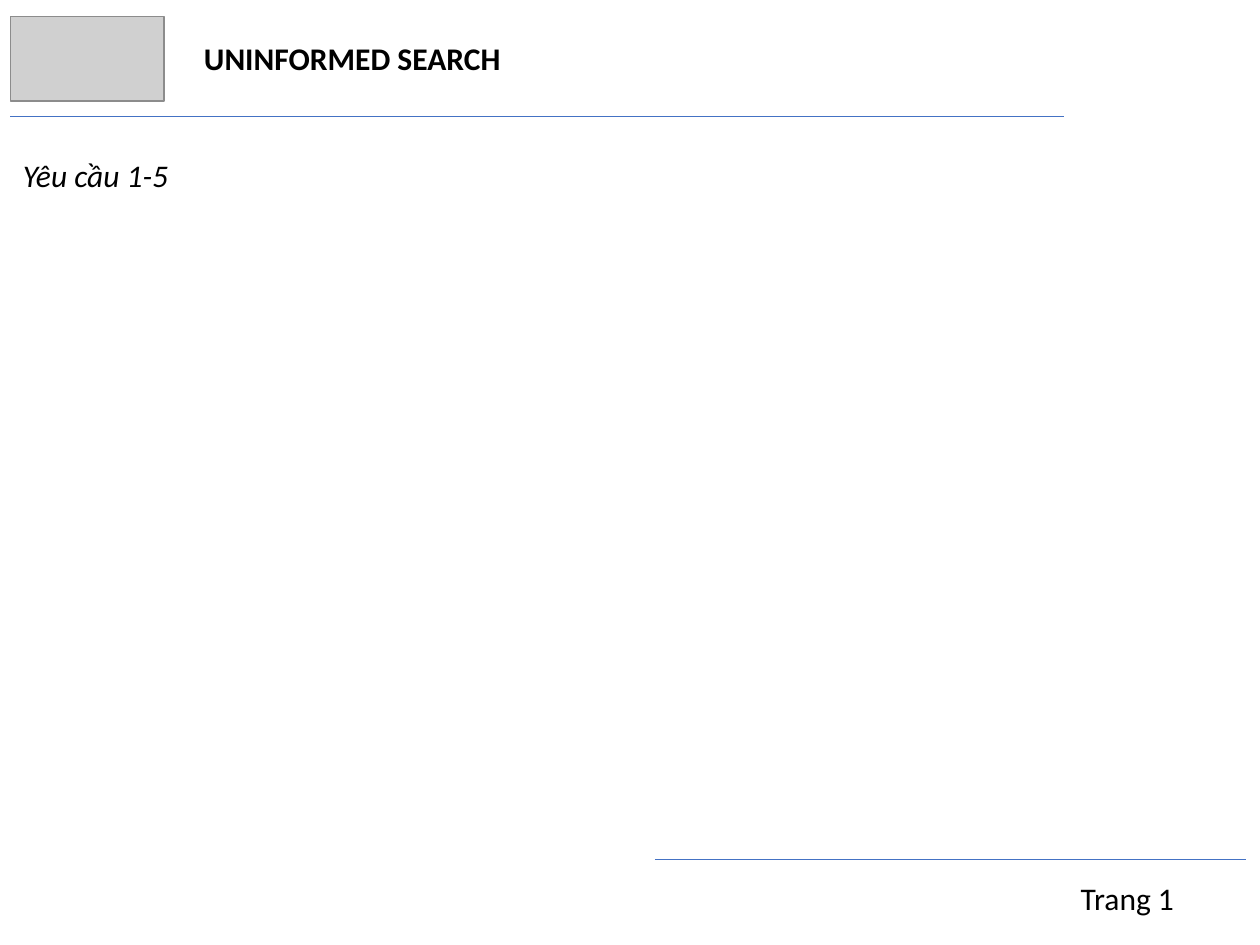
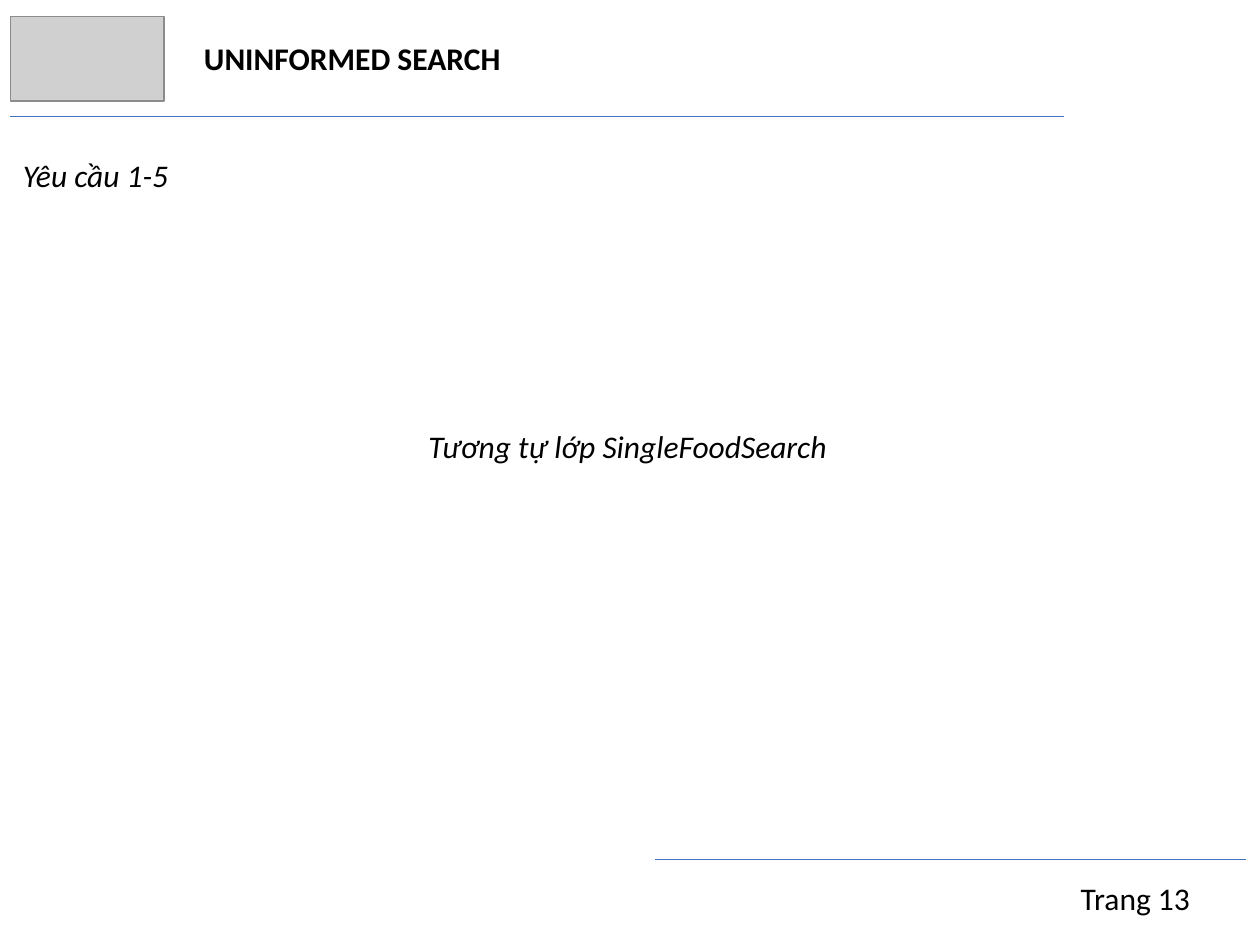
Before and after one commit to trngbro/AI, a slide deck: slide 13 of present/presentation.pptx. Drawn at 1260x945 pixels with LibreOffice and Linux fonts; fonts in the diff are those of the drawing; grey boxes stand for pictures. Boxes give left, top, right and bottom in pixels: in the first picture for what was removed or moved away, otherwise in the second. Text is boxed around its words. In the diff, an @@ line names an element or a change of style, - is before the commit and + after.

```diff
--- a/present/presentation.pptx
+++ b/present/presentation.pptx
@@ text added at (x1=428, y1=436, x2=827, y2=464), 18 pt, text #000000, italic @@
+Tương tự lớp SingleFoodSearch
@@ text at (x1=1081, y1=889, x2=1190, y2=916): text changed @@
-Trang 1
+Trang 13
```
Also in this commit, not shown: 24 other slides changed.
